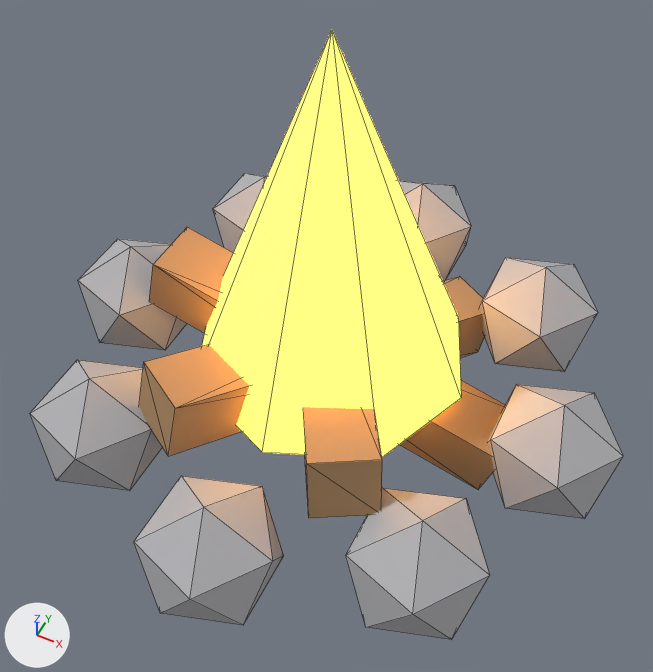
One commit to the glTF model assets/models/campfire.glb: the scene before it, then after it.
Rendered twice from a camera (50 mm lens) standing at (0.339, -0.69, 0.98) and looking at (0.025, -0.062, 0.195). Every picture has the same lights, and +X, +Y and +Z are marked at lower left. The picture after the commit comes second. Mesh edges are drawn as thin lines. Vertices at exactly the same position are counted once.

Names of what the first picture shows: 'flame', 'log0', 'log1', 'log2', 'stone0', 'stone1', 'stone2', 'stone3', 'stone4', 'stone5', 'stone6', 'stone7'.
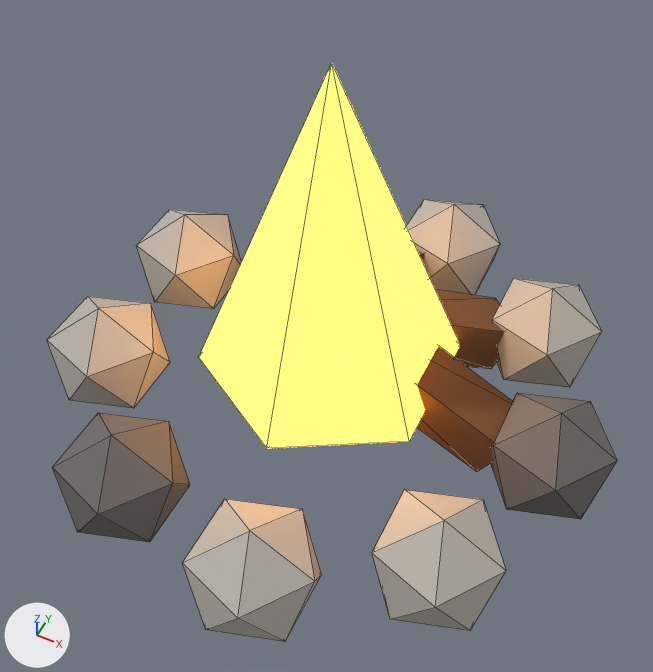
Where the change shows, as pixel boxes [x1, y1, x2, y2] in the pictures (653 x 672 px):
'flame', reshaped, moved (10% shorter)
    before: [202, 30, 461, 457]
    after: [199, 63, 460, 448]
'stone_light', added
    after: [47, 199, 602, 642]
'stone_dark', added
    after: [52, 393, 617, 542]
'stone6', deleted
    before: [134, 476, 284, 625]
'stone7', deleted
    before: [346, 488, 490, 640]
'stone0', deleted
    before: [487, 384, 623, 519]
'stone5', deleted
    before: [30, 360, 162, 491]
'log0', deleted
    before: [149, 227, 505, 490]
'log1', deleted (brown)
    before: [139, 276, 485, 456]
'plank_dark', added (brown)
    after: [417, 250, 513, 472]
'stone1', deleted
    before: [480, 257, 598, 372]
'log2', deleted (brown)
    before: [303, 407, 382, 518]
'stone4', deleted
    before: [78, 239, 187, 350]
'stone2', deleted
    before: [399, 180, 471, 281]
'stone3', deleted
    before: [213, 173, 268, 253]

What changed in the scene script:
```text
Change me_cone:
    remove me_cone.from_pydata(...)  # 9 vertices, 14 faces; spans x -0.18..0.18, y -0.18..0.18, z -0.225..0.225
    add me_cone.from_pydata(...)  # 14 vertices, 20 faces; spans x -0.147..0.147, y -0.17..0.17, z -0.21..0.21
    me_cone part 1: the whole mesh is rebuilt
    add me_cone.materials.append(mat_fire_core)  # yellow #ffe08a, glowing yellow #ffe08a
Remove ob_stone0:
    ob_stone0 = bpy.data.objects.new('stone0', me_icosphere)
Remove ob_stone1:
    ob_stone1 = bpy.data.objects.new('stone1', me_icosphere_001)
Remove ob_stone2:
    ob_stone2 = bpy.data.objects.new('stone2', me_icosphere_002)
Remove ob_stone3:
    ob_stone3 = bpy.data.objects.new('stone3', me_icosphere_003)
Remove ob_stone4:
    ob_stone4 = bpy.data.objects.new('stone4', me_icosphere_004)
Remove ob_stone5:
    ob_stone5 = bpy.data.objects.new('stone5', me_icosphere_005)
Remove ob_stone6:
    ob_stone6 = bpy.data.objects.new('stone6', me_icosphere_006)
Remove ob_stone7:
    ob_stone7 = bpy.data.objects.new('stone7', me_icosphere_007)
Remove ob_log0:
    ob_log0 = bpy.data.objects.new('log0', me_cube)
Remove ob_log1:
    ob_log1 = bpy.data.objects.new('log1', me_cube_001)
Remove ob_log2:
    ob_log2 = bpy.data.objects.new('log2', me_cube_002)
Change ob_flame:
    ob_flame.location: (0.0, 0.0, 0.32) -> (0.0, 0.0, 0.3)
Add ob_plank_dark:
    ob_plank_dark = bpy.data.objects.new('plank_dark', me_cube_1)  # 32 vertices, 48 faces; spans x -0.286..0.176, y -0.096..0.256, z -0.111..0.111; in mat_plank_dark (brown #7a4f2c)
    ob_plank_dark.location = (0.08, 0.0, 0.12)
Add ob_stone_light:
    ob_stone_light = bpy.data.objects.new('stone_light', me_icosphere_001_1)  # an icosphere of 20 faces spanning x -0.076..0.076, y -0.072..0.072, z -0.085..0.085; an icosphere of 20 faces spanning x -0.254..-0.102, y 0.03..0.175, z -0.085..0.085; an icosphere of 20 faces spanning x -0.588..-0.436, y -0.163..-0.018, z -0.085..0.085; an icosphere of 20 faces spanning x -0.588..-0.436, y -0.368..-0.223, z -0.085..0.085; an icosphere of 20 faces spanning x -0.254..-0.102, y -0.561..-0.416, z -0.085..0.085; an icosphere of 20 faces spanning x -0.076..0.076, y -0.458..-0.313, z -0.085..0.085; in mat_stone_light (grey #b8b3aa)
    ob_stone_light.location = (0.23, 0.193, 0.05)
Add ob_stone_dark:
    ob_stone_dark = bpy.data.objects.new('stone_dark', me_icosphere_1)  # an icosphere of 20 faces spanning x -0.076..0.076, y -0.072..0.072, z -0.085..0.085; an icosphere of 20 faces spanning x -0.526..-0.374, y 0.188..0.332, z -0.085..0.085; an icosphere of 20 faces spanning x -0.526..-0.374, y -0.332..-0.188, z -0.085..0.085; in mat_stone_dark (dark grey #6e6a68)
    ob_stone_dark.location = (0.3, 0.0, 0.05)
```
